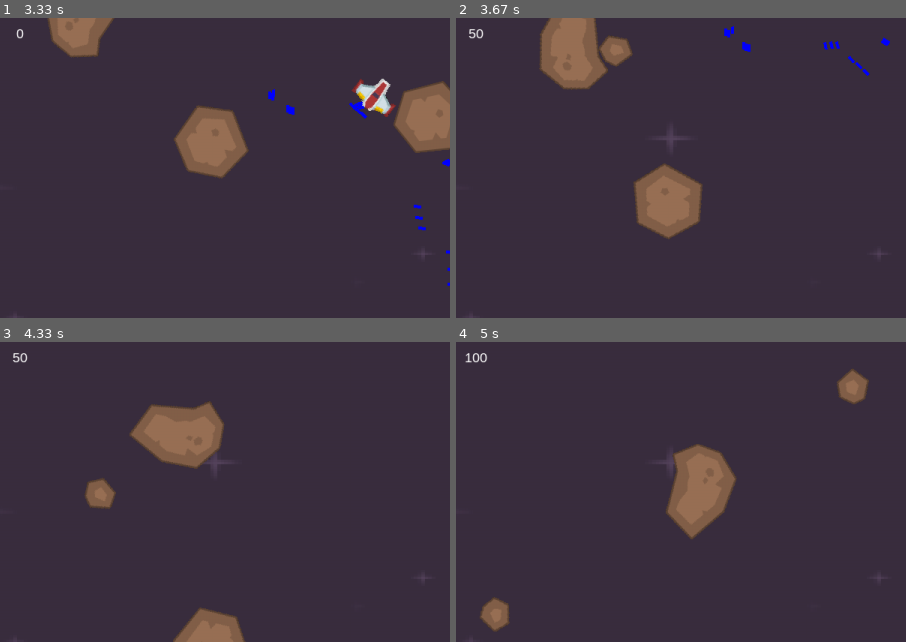
Above: before the commit, frames 1-4 (two rows, left to right).
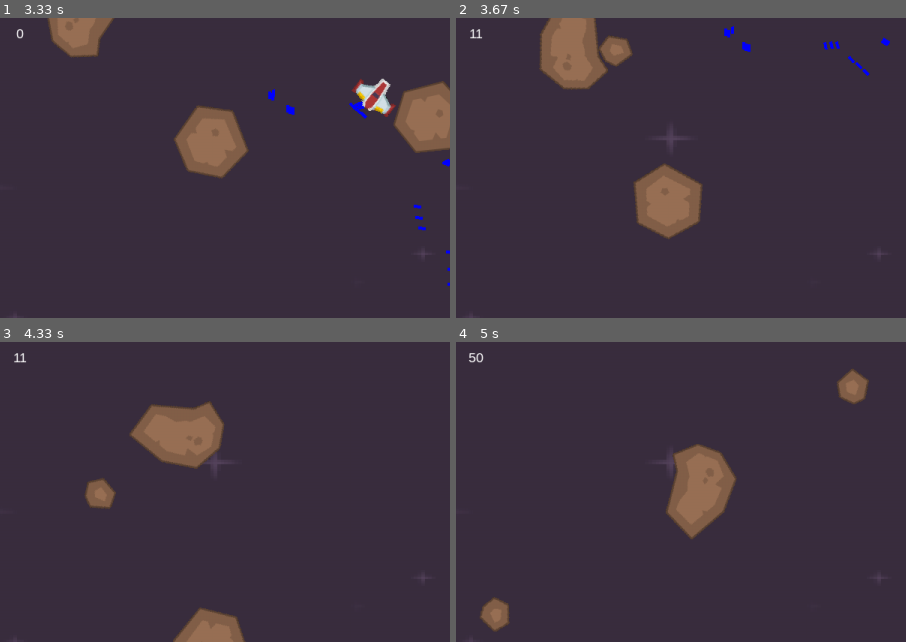
Above: after the commit, the same moments.

Repository: casol/pygame
Game: pygame game, started from YASS.py
Two runs of this game, one before a commit and one after it. Both use one fixed random seed, a clock stepped at 60 frames per second and the inputs below.
Inputs:
- Up to frame 1 (3.33 s): hold Right 0.33-0.8 s; hold Up 0.83-1.13 s; tap Space at 0.9, 1.23, 1.53, 1.73, 2.03, 2.3, 2.6, 2.73, 3.13 s; hold Right 1.17-1.63 s; hold Left 1.67-2.2 s; hold Left 2.23-2.63 s; hold Up 2.67-3.03 s; hold Right from 3.07 s (still down)
- Up to frame 2 (3.67 s): keep holding Right; tap Space at 3.43 s
- Up to frame 3 (4.33 s): release Right at 3.7 s; hold Left 3.73-4.2 s; tap Space at 3.8, 4.1, 4.3 s; hold Right from 4.23 s (still down)
- Up to frame 4 (5 s): tap Space at 4.6, 4.8 s; release Right at 4.7 s; hold Up from 4.73 s (still down)
The pictures show only the part of the screen within x 48-98%, y 0-50%; the shares and areas given below are measured in that part.

Frame 1 is identical in both runs. In frame 2, less than 0.1% of the frame differs, in the area x 2-7%, y 3-7%; in frame 3, less than 0.1%; in frame 4, 0.1%.

Commit message:
Assign points base on the meteor size

Diff:
--- a/YASS.py
+++ b/YASS.py
@@ -231,7 +231,7 @@
     hits = pygame.sprite.groupcollide(asteroids, missiles, True, True)
     # create new
     for hit in hits:
-        score += 50
+        score += 50 - hit.radius  # assign points based on the size of meteor
         d = Asteroid()
         all_sprites.add(d)
         asteroids.add(d)
